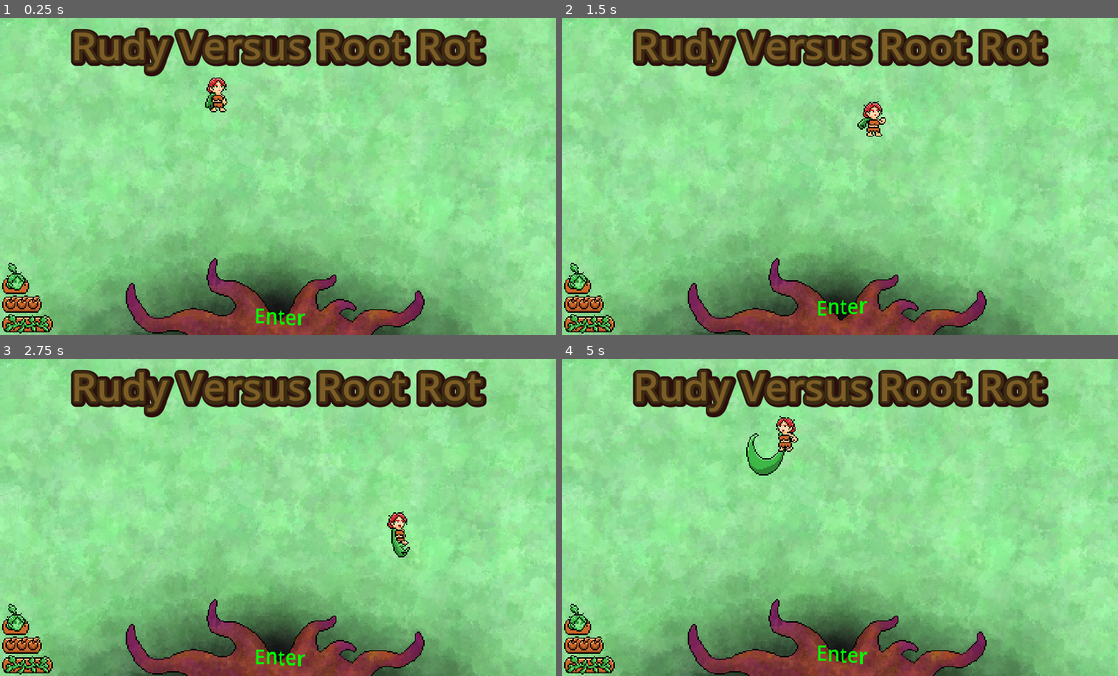
Above: before the commit, frames 1-4 (two rows, left to right).
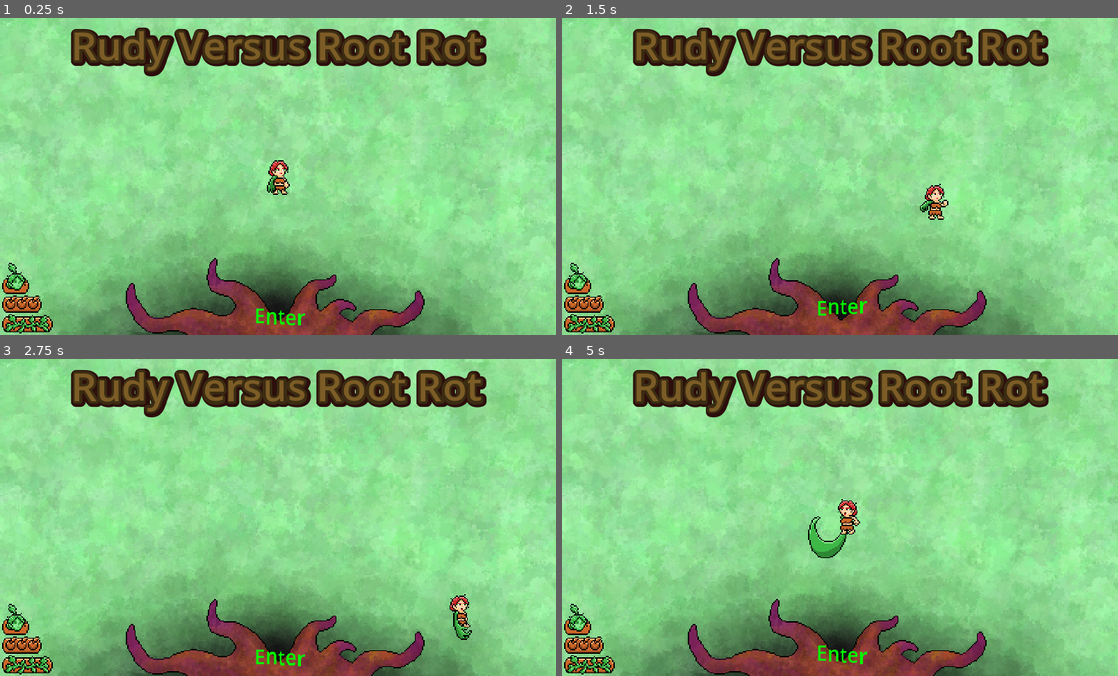
Above: after the commit, the same moments.

Repository: clayjohn/GGJ-2023
Game: Godot game, scene res://Main.tscn
Same seed, same stepped clock (60 frames per second), same inputs: the game is played once before the commit and once after it. The engine's default icon, where the game draws it, is replaced by a stand-in: a white triangle on a blue panel in a dark square.
Inputs:
- Up to frame 1 (0.25 s): no input
- Up to frame 2 (1.5 s): hold D (right) 0.53-1.28 s; hold Space (attack) 0.53-1.28 s; hold S (down) from 1.28 s (still down); tap Space (attack) at 1.35 s
- Up to frame 3 (2.75 s): release S (down) at 2.03 s; hold D (right) from 2.03 s (still down); hold Space (attack) from 2.03 s (still down)
- Up to frame 4 (5 s): release D (right) at 2.78 s; release Space (attack) at 2.78 s; hold W (up) 2.78-3.53 s; tap Space (attack) at 2.85, 4.35 s; hold Space (attack) 3.53-4.28 s; hold A (left) from 3.53 s (still down)

The runs differ from the first frame. In frame 1, 0.6% of the frame differs, in the area x 36-53%, y 18-56%; in frame 2, 0.7%; in frame 3, 0.7%; in frame 4, 1.4%, in the area x 33-54%, y 17-63%.

Commit message:
Slide between levels

Diff:
--- a/Level/Level2.tscn
+++ b/Level/Level2.tscn
@@ -5,10 +5,10 @@
 [ext_resource type="Texture2D" uid="uid://lu4qhb40lmo3" path="res://Assets/Backgrounds/Level 3 Door Bottom.png" id="3_u1746"]
 [ext_resource type="Texture2D" uid="uid://qbqyj40ipsqc" path="res://Assets/Backgrounds/Level 3 Background.png" id="4_dhl6q"]
 
-[sub_resource type="RectangleShape2D" id="RectangleShape2D_0s22g"]
+[sub_resource type="RectangleShape2D" id="RectangleShape2D_r7eb3"]
 size = Vector2(16, 70)
 
-[sub_resource type="Animation" id="Animation_phl0g"]
+[sub_resource type="Animation" id="Animation_t4v30"]
 length = 0.001
 step = 1.0
 tracks/0/type = "value"
@@ -21,10 +21,10 @@
 "times": PackedFloat32Array(0),
 "transitions": PackedFloat32Array(1),
 "update": 0,
-"values": [Vector2(224, 128)]
+"values": [Vector2(280, 128)]
 }
 
-[sub_resource type="Animation" id="Animation_u68hk"]
+[sub_resource type="Animation" id="Animation_6td3f"]
 resource_name = "enter"
 length = 5.5
 tracks/0/type = "value"
@@ -52,19 +52,19 @@
 "values": [true]
 }
 
-[sub_resource type="AnimationLibrary" id="AnimationLibrary_xyepm"]
+[sub_resource type="AnimationLibrary" id="AnimationLibrary_g22f5"]
 _data = {
-"RESET": SubResource("Animation_phl0g"),
-"enter": SubResource("Animation_u68hk")
+"RESET": SubResource("Animation_t4v30"),
+"enter": SubResource("Animation_6td3f")
 }
 
-[sub_resource type="RectangleShape2D" id="RectangleShape2D_iuqrp"]
+[sub_resource type="RectangleShape2D" id="RectangleShape2D_d1fah"]
 size = Vector2(16, 243.5)
 
-[sub_resource type="RectangleShape2D" id="RectangleShape2D_5hbxo"]
+[sub_resource type="RectangleShape2D" id="RectangleShape2D_66iey"]
 size = Vector2(16, 180)
 
-[sub_resource type="RectangleShape2D" id="RectangleShape2D_4rcky"]
+[sub_resource type="RectangleShape2D" id="RectangleShape2D_ummtp"]
 size = Vector2(60, 5)
 
 [node name="Level" type="Node2D"]
@@ -72,7 +72,7 @@
 
 [node name="Door" type="Sprite2D" parent="."]
 z_index = -11
-position = Vector2(224, 128)
+position = Vector2(280, 128)
 texture = ExtResource("2_toa81")
 metadata/_edit_lock_ = true
 
--- a/Level/Level3.tscn
+++ b/Level/Level3.tscn
@@ -5,10 +5,10 @@
 [ext_resource type="Texture2D" uid="uid://cx01ymfbkm5rp" path="res://Assets/Backgrounds/Level 4 Door Bottom.png" id="3_1hqwk"]
 [ext_resource type="Texture2D" uid="uid://dt47ebgtoowas" path="res://Assets/Backgrounds/Level 4 Background.png" id="4_jlaqg"]
 
-[sub_resource type="RectangleShape2D" id="RectangleShape2D_0s22g"]
+[sub_resource type="RectangleShape2D" id="RectangleShape2D_eos03"]
 size = Vector2(16, 70)
 
-[sub_resource type="Animation" id="Animation_phl0g"]
+[sub_resource type="Animation" id="Animation_o3u8e"]
 length = 0.001
 step = 1.0
 tracks/0/type = "value"
@@ -21,10 +21,10 @@
 "times": PackedFloat32Array(0),
 "transitions": PackedFloat32Array(1),
 "update": 0,
-"values": [Vector2(224, 128)]
+"values": [Vector2(280, 128)]
 }
 
-[sub_resource type="Animation" id="Animation_u68hk"]
+[sub_resource type="Animation" id="Animation_2h7so"]
 resource_name = "enter"
 length = 5.5
 tracks/0/type = "value"
@@ -52,19 +52,19 @@
 "values": [true]
 }
 
-[sub_resource type="AnimationLibrary" id="AnimationLibrary_xyepm"]
+[sub_resource type="AnimationLibrary" id="AnimationLibrary_ymkih"]
 _data = {
-"RESET": SubResource("Animation_phl0g"),
-"enter": SubResource("Animation_u68hk")
+"RESET": SubResource("Animation_o3u8e"),
+"enter": SubResource("Animation_2h7so")
 }
 
-[sub_resource type="RectangleShape2D" id="RectangleShape2D_iuqrp"]
+[sub_resource type="RectangleShape2D" id="RectangleShape2D_qadaf"]
 size = Vector2(16, 243.5)
 
-[sub_resource type="RectangleShape2D" id="RectangleShape2D_5hbxo"]
+[sub_resource type="RectangleShape2D" id="RectangleShape2D_p6imt"]
 size = Vector2(16, 180)
 
-[sub_resource type="RectangleShape2D" id="RectangleShape2D_4rcky"]
+[sub_resource type="RectangleShape2D" id="RectangleShape2D_jftde"]
 size = Vector2(60, 5)
 
 [node name="Level" type="Node2D"]
@@ -72,7 +72,7 @@
 
 [node name="Door" type="Sprite2D" parent="."]
 z_index = -11
-position = Vector2(224, 128)
+position = Vector2(280, 128)
 texture = ExtResource("2_kv2qy")
 metadata/_edit_lock_ = true
 
--- a/Level/Level4.tscn
+++ b/Level/Level4.tscn
@@ -5,10 +5,10 @@
 [ext_resource type="Texture2D" uid="uid://cav702n6wxl00" path="res://Assets/Backgrounds/Level 5 Door Bottom.png" id="3_udeu3"]
 [ext_resource type="Texture2D" uid="uid://ctlm6gmcrp40h" path="res://Assets/Backgrounds/Level 5 Background.png" id="4_xdt8r"]
 
-[sub_resource type="RectangleShape2D" id="RectangleShape2D_0s22g"]
+[sub_resource type="RectangleShape2D" id="RectangleShape2D_l5pkm"]
 size = Vector2(16, 70)
 
-[sub_resource type="Animation" id="Animation_phl0g"]
+[sub_resource type="Animation" id="Animation_da485"]
 length = 0.001
 step = 1.0
 tracks/0/type = "value"
@@ -21,10 +21,10 @@
 "times": PackedFloat32Array(0),
 "transitions": PackedFloat32Array(1),
 "update": 0,
-"values": [Vector2(224, 128)]
+"values": [Vector2(280, 128)]
 }
 
-[sub_resource type="Animation" id="Animation_u68hk"]
+[sub_resource type="Animation" id="Animation_2la3p"]
 resource_name = "enter"
 length = 5.5
 tracks/0/type = "value"
@@ -52,19 +52,19 @@
 "values": [true]
 }
 
-[sub_resource type="AnimationLibrary" id="AnimationLibrary_xyepm"]
+[sub_resource type="AnimationLibrary" id="AnimationLibrary_283ob"]
 _data = {
-"RESET": SubResource("Animation_phl0g"),
-"enter": SubResource("Animation_u68hk")
+"RESET": SubResource("Animation_da485"),
+"enter": SubResource("Animation_2la3p")
 }
 
-[sub_resource type="RectangleShape2D" id="RectangleShape2D_iuqrp"]
+[sub_resource type="RectangleShape2D" id="RectangleShape2D_wwlww"]
 size = Vector2(16, 243.5)
 
-[sub_resource type="RectangleShape2D" id="RectangleShape2D_5hbxo"]
+[sub_resource type="RectangleShape2D" id="RectangleShape2D_0tf2k"]
 size = Vector2(16, 180)
 
-[sub_resource type="RectangleShape2D" id="RectangleShape2D_4rcky"]
+[sub_resource type="RectangleShape2D" id="RectangleShape2D_ea6xt"]
 size = Vector2(60, 5)
 
 [node name="Level" type="Node2D"]
@@ -72,7 +72,7 @@
 
 [node name="Door" type="Sprite2D" parent="."]
 z_index = -11
-position = Vector2(224, 128)
+position = Vector2(280, 128)
 texture = ExtResource("2_m5n4b")
 metadata/_edit_lock_ = true
 
--- a/Main.gd
+++ b/Main.gd
@@ -9,11 +9,14 @@
 			preload("res://Level/Level4.tscn"),
 			preload("res://Enemies/Boss/BossRoom.tscn")]
 var next_level: int
+var current_level
+var upcoming_level
 
 func _ready():
-	$Player.position.x = 1044/3.0/2.0
-	$Player.position.y = 368/3.0/2.0
+	$Player.position.x = 224
+	$Player.position.y = 128
 	next_level = 1
+	current_level = $Level
 
 func get_player():
 	return $Player
@@ -23,26 +26,36 @@
 	if next_level == 1: # Fade to black
 		$AnimationPlayer.play("FadeOut")
 	else:
-		_switch_level(next_level)
+		_switch_level_slide(next_level)
 
 func _switch_level(level: int):
-	var current_level = $Level
 	$Player.enter_dungeon()
-	remove_child.call_deferred(current_level)
 	current_level.queue_free.call_deferred()
-	add_child.call_deferred(levels[level-1].instantiate())
+	upcoming_level = levels[level-1].instantiate()
+	add_child.call_deferred(upcoming_level)
+	current_level = upcoming_level
 	print(next_level)
 	next_level += 1
 
 func _switch_level_slide(level: int):
-	var current_level = $Level
-	$Player.enter_dungeon()
-	var upcoming_level = levels[level-1].instantiate()
+	print(current_level)
+	$Player.freeze_player.call_deferred()
+	upcoming_level = levels[level-1].instantiate()
+	upcoming_level.position.y = 256
 	add_child.call_deferred(upcoming_level)
-	print(next_level)
-	next_level += 1
+	$AnimationPlayer.play("Slide")
 
 func _on_animation_player_animation_finished(anim_name):
 	if anim_name == "FadeOut":
 		$AnimationPlayer.play("FadeIn")
 		_switch_level(next_level)
+	elif anim_name == "Slide":
+		print(current_level)
+		current_level.visible = false
+		current_level.queue_free.call_deferred()
+		$Player.enter_dungeon.call_deferred()
+		position.y = 0
+		upcoming_level.position.y = 0
+		current_level = upcoming_level
+		print(next_level)
+		next_level += 1
--- a/Main.tscn
+++ b/Main.tscn
@@ -36,10 +36,27 @@
 "values": [Color(1, 1, 1, 1), Color(0, 0, 0, 1)]
 }
 
+[sub_resource type="Animation" id="Animation_qiysg"]
+resource_name = "Slide"
+length = 1.3
+tracks/0/type = "value"
+tracks/0/imported = false
+tracks/0/enabled = true
+tracks/0/path = NodePath("..:position")
+tracks/0/interp = 1
+tracks/0/loop_wrap = true
+tracks/0/keys = {
+"times": PackedFloat32Array(0, 1),
+"transitions": PackedFloat32Array(2.63902, 1),
+"update": 0,
+"values": [Vector2(0, 0), Vector2(0, -256)]
+}
+
 [sub_resource type="AnimationLibrary" id="AnimationLibrary_fhx6l"]
 _data = {
 "FadeIn": SubResource("Animation_o8kte"),
-"FadeOut": SubResource("Animation_2kw2p")
+"FadeOut": SubResource("Animation_2kw2p"),
+"Slide": SubResource("Animation_qiysg")
 }
 
 [node name="Main" type="Control"]
@@ -57,7 +74,6 @@
 offset_bottom = 0.0
 
 [node name="Player" parent="." instance=ExtResource("2_yqqm4")]
-position = Vector2(50, 50)
 
 [node name="CanvasModulate" type="CanvasModulate" parent="."]
 
--- a/Player/Player.gd
+++ b/Player/Player.gd
@@ -101,9 +101,11 @@
 func freeze_player():
 	$Shape.disabled = true
 	locked = true
+	$Sprite.animation = "idle-front-right"
 
 func enter_dungeon():
 	$Sprite.modulate = Color(0.80, 0.64, 1.0)
+	position.y = -30
 	$AnimationPlayer.play("Enter")
 
 func _on_animation_player_animation_finished(anim_name):
--- a/Player/Player.tscn
+++ b/Player/Player.tscn
@@ -625,7 +625,7 @@
 
 [sub_resource type="Animation" id="Animation_htvfc"]
 resource_name = "Enter"
-length = 5.0
+length = 3.0
 tracks/0/type = "value"
 tracks/0/imported = false
 tracks/0/enabled = true
@@ -636,7 +636,7 @@
 "times": PackedFloat32Array(0, 1),
 "transitions": PackedFloat32Array(1, 1),
 "update": 0,
-"values": [Vector2(224, 0), Vector2(224, 30)]
+"values": [Vector2(224, -30), Vector2(224, 30)]
 }
 tracks/1/type = "value"
 tracks/1/imported = false
@@ -657,16 +657,15 @@
 }
 
 [node name="Player" type="CharacterBody2D"]
-position = Vector2(224, 30)
+position = Vector2(224, 0)
 motion_mode = 1
 script = ExtResource("1_ijddw")
 
 [node name="Sprite" type="AnimatedSprite2D" parent="."]
 position = Vector2(1, 1)
 sprite_frames = SubResource("SpriteFrames_ajapd")
-animation = &"idle-front-right"
+animation = &"run-front-right"
 autoplay = "idle-front-right"
-frame = 1
 
 [node name="Shape" type="CollisionShape2D" parent="."]
 position = Vector2(0, 11)
Not shown: 8 places in Level/Level1.tscn that only renumber resources
Not shown: 4 places in Level/Level2.tscn that only renumber resources
Not shown: 4 places in Level/Level3.tscn that only renumber resources
Not shown: 4 places in Level/Level4.tscn that only renumber resources
Not shown: 1 places in Main.tscn that only renumber resources
